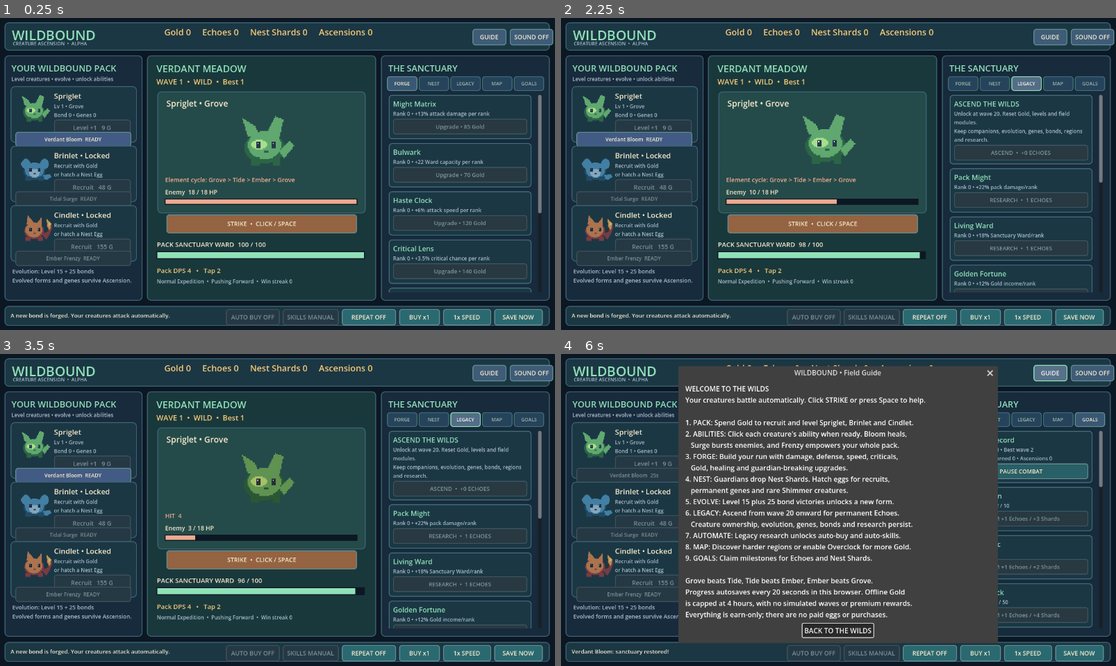
Above: before the commit, frames 1-4 (two rows, left to right).
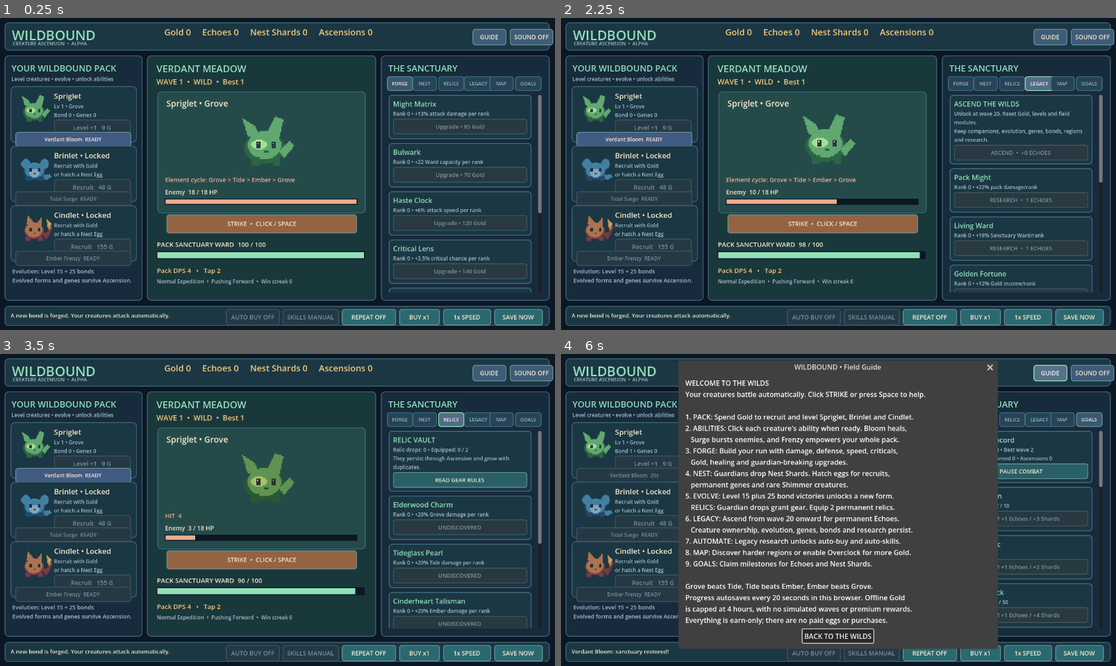
Above: after the commit, the same moments.

Repository: blushark5/Wildbound
Game: Godot game, scene res://scenes/incremental/wildbound_alpha.tscn
Same seed, same stepped clock (60 frames per second), same inputs: the game is played once before the commit and once after it.
Inputs (mouse positions are in pixels of both pictures, inside the frame that each line leads up to):
- Up to frame 1 (0.25 s): no input
- Up to frame 2 (2.25 s): click "FORGE" at 0.5 s; click "NEST" at 1.25 s; click "LEGACY" at 2 s
- Up to frame 3 (3.5 s): click (449, 419) at 2.75 s, where only the run after the commit has a clickable "RELICS"
- Up to frame 4 (6 s): click "MAP" at 3.5 s; click "GOALS" at 4.25 s; click "Verdant Bloom READY" at 5 s; click "GUIDE" at 5.75 s

The runs differ from the first frame. In frame 1, 0.3% of the frame differs, in the area x 70-98%, y 18-24%; in frame 2, 0.5%; in frame 3, 5.1%; in frame 4, 15%, in the area x 21-99%, y 2-95%.

Commit message:
feat(alpha): browsable Relic collection, two equipped gear slots and updated tab navigation

Diff:
--- a/scripts/incremental/alpha_ui.gd
+++ b/scripts/incremental/alpha_ui.gd
@@ -13,7 +13,7 @@
 const DULL := Color("#a9bccb")
 const LILAC := Color("#c8abe8")
 const CORAL := Color("#edaa91")
-const TABS: Array[String] = ["FORGE","NEST","LEGACY","MAP","GOALS"]
+const TABS: Array[String] = ["FORGE","NEST","RELICS","LEGACY","MAP","GOALS"]
 
 var game
 var running: bool = true
@@ -222,8 +222,8 @@
     _label(self,"UpgradesTitle","THE SANCTUARY",Rect2(896,101,354,28),20,JADE)
     for i in range(TABS.size()):
         var current_tab: String = TABS[i]
-        var tx: float = 893.0 + float(i)*73.0
-        var b: Button = _button(self,"tab_"+current_tab,current_tab,Rect2(tx,134,70,31),_switch_tab.bind(current_tab),Color("#395874"))
+        var tx: float = 893.0 + float(i)*59.0
+        var b: Button = _button(self,"tab_"+current_tab,current_tab,Rect2(tx,134,56,31),_switch_tab.bind(current_tab),Color("#395874"))
         b.add_theme_font_size_override("font_size",11)
         tab_buttons[current_tab] = b
     tab_scroll = ScrollContainer.new()
@@ -308,6 +308,15 @@
                 row["mode"] = "lineage"
                 row["key"] = kind
                 right_rows.append(row)
+        "RELICS":
+            var vault: Dictionary = _new_card("RELIC VAULT","Guardian kills yield permanent relics. You may equip any two. Duplicates upgrade their bonuses.","VIEW FIELD GUIDE",_show_help,118)
+            vault["mode"] = "vault"
+            right_rows.append(vault)
+            for relic in ENGINE.RELIC_ORDER:
+                var item: Dictionary = _new_card(String(ENGINE.RELICS[relic]["name"]),"","Equip",_equip_relic.bind(relic))
+                item["mode"] = "relic"
+                item["key"] = relic
+                right_rows.append(item)
         "LEGACY":
             var prestige: Dictionary = _new_card("ASCEND THE WILDS","", "Ascend",_request_ascend,124)
             prestige["mode"] = "ascend"
@@ -408,6 +417,18 @@
         var mode: String = String(row["mode"])
         var key: String = String(row.get("key",""))
         match mode:
+            "vault":
+                info.text = "Relic drops: %d • Equipped: %d / 2
+They persist through Ascension and grow with duplicates." % [game.relic_drops,game.equipped_relics.size()]
+                action.text = "READ GEAR RULES"
+                action.disabled = false
+            "relic":
+                var rank: int = int(game.relic_ranks[key])
+                var owned: bool = rank > 0
+                var equipped: bool = game.equipped_relics.has(key)
+                info.text = "Rank %d • %s" % [rank,String(ENGINE.RELICS[key]["description"])]
+                action.text = "UNEQUIP" if equipped else ("EQUIP RELIC" if owned else "UNDISCOVERED")
+                action.disabled = not owned or (not equipped and game.equipped_relics.size() >= 2)
             "ascend":
                 var earned: int = game.available_echoes()
                 info.text = "Unlock at wave 20. Reset Gold, levels and field modules.
@@ -495,6 +516,7 @@
         + "4. NEST: Guardians drop Nest Shards. Hatch eggs for recruits,\n"
         + "   permanent genes and rare Shimmer creatures.\n"
         + "5. EVOLVE: Level 15 plus 25 bond victories unlocks a new form.\n"
+        + "   RELICS: Guardian drops grant gear. Equip 2 permanent relics.\n"
         + "6. LEGACY: Ascend from wave 20 onward for permanent Echoes.\n"
         + "   Creature ownership, evolution, genes, bonds and research persist.\n"
         + "7. AUTOMATE: Legacy research unlocks auto-buy and auto-skills.\n"
@@ -543,6 +565,12 @@
         audio.call("play_fx","confirm")
     _refresh()
 
+func _equip_relic(key: String) -> void:
+    if game.equip_relic(key):
+        audio.call("play_fx","confirm")
+        game.save()
+    _refresh()
+
 func _buy_creature(kind: String) -> void:
     var owned: bool = int(game.levels[kind]) > 0
     if game.buy_levels(kind,batch if owned else 1):
